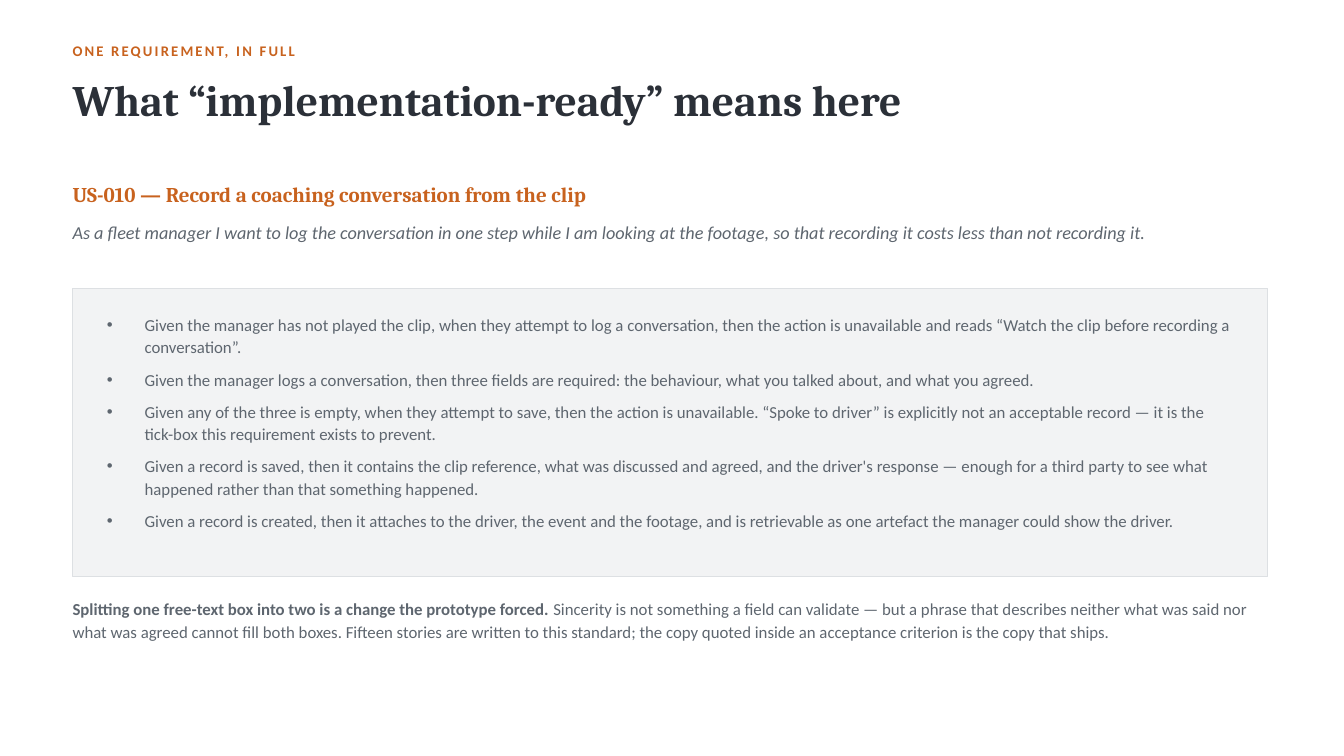
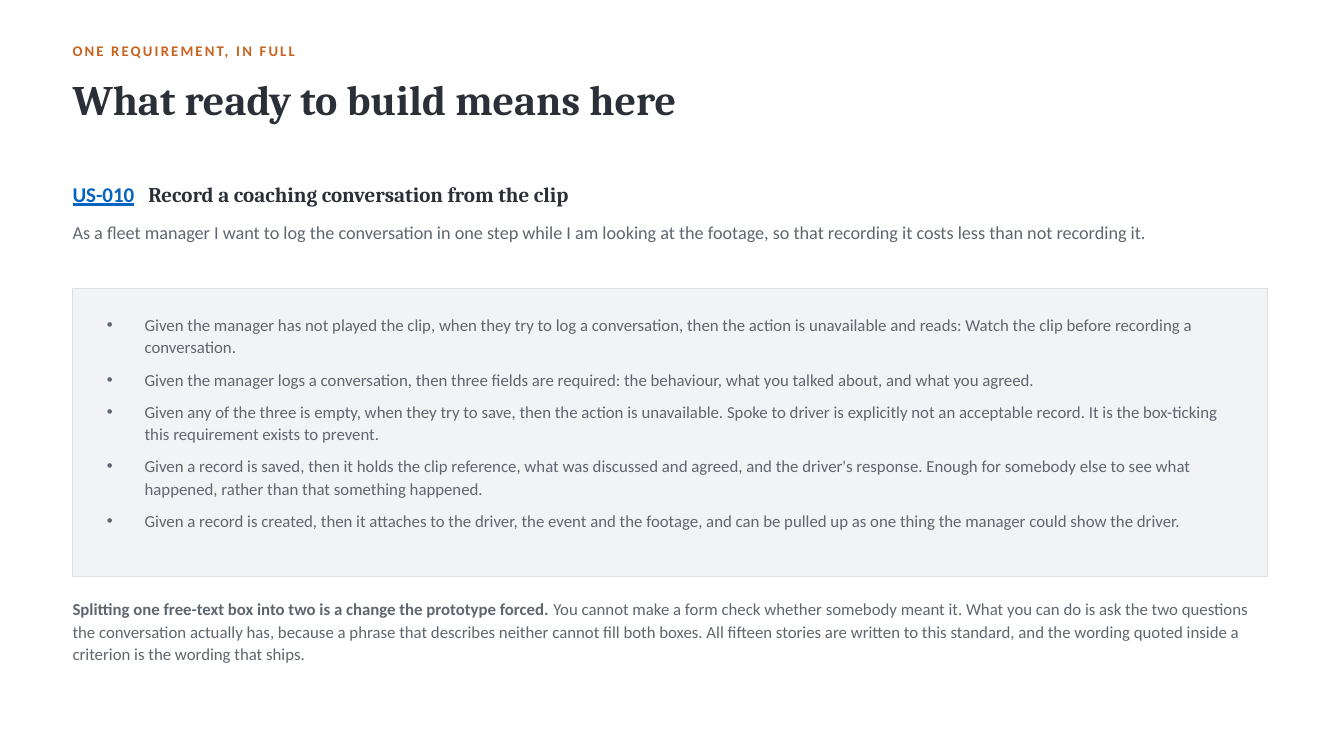
Before and after one commit to dannydaley76/cameramatics-product-brain, a slide deck: slide 12 of Claude outputs/cameramatics-danny-daley.pptx (slide 16 before the commit). Drawn at 1344x756 pixels with LibreOffice and Linux fonts; fonts in the diff are those of the drawing. Boxes give left, top, right and bottom in pixels: in the first picture for what was removed or moved away, otherwise in the second. Text is boxed around its words. In the diff, an @@ line names an element or a change of style, - is before the commit and + after.

```diff
--- a/Claude outputs/cameramatics-danny-daley.pptx
+++ b/Claude outputs/cameramatics-danny-daley.pptx
@@ text at box(73, 85, 676, 125): text changed; size 31 to 30 pt @@
-What “implementation-ready” means here
+What ready to build means here
@@ text at box(73, 187, 568, 207): text changed; text colour #C8621E to #2B3038 @@
-US-010 — Record a coaching conversation from the clip
+US-010 Record a coaching conversation from the clip
@@ text "As a fleet manager I ..." at box(73, 226, 1146, 242): italic off @@
@@ text at box(145, 319, 1192, 353): text changed @@
-• Given the manager has not played the clip, when they attempt to log a conversation, then the action is unavailable and reads “Watch the clip before recording a conversation”.
+• Given the manager has not played the clip, when they try to log a conversation, then the action is unavailable and reads: Watch the clip before recording a conversation.
@@ text at box(145, 406, 1217, 530): text changed @@
-• Given any of the three is empty, when they attempt to save, then the action is unavailable. “Spoke to driver” is explicitly not an acceptable record — it is the tick-box this requirement exists to prevent.
-• Given a record is saved, then it contains the clip reference, what was discussed and agreed, and the driver's response — enough for a third party to see what happened rather than that something happened.
-• Given a record is created, then it attaches to the driver, the event and the footage, and is retrievable as one artefact the manager could show the driver.
+• Given any of the three is empty, when they try to save, then the action is unavailable. Spoke to driver is explicitly not an acceptable record. It is the box-ticking this requirement exists to prevent.
+• Given a record is saved, then it holds the clip reference, what was discussed and agreed, and the driver's response. Enough for somebody else to see what happened, rather than that something happened.
+• Given a record is created, then it attaches to the driver, the event and the footage, and can be pulled up as one thing the manager could show the driver.
@@ text at box(73, 603, 1248, 663): text changed @@
-Splitting one free-text box into two is a change the prototype forced. Sincerity is not something a field can validate — but a phrase that describes neither what was said nor what was agreed cannot fill both boxes. Fifteen stories are written to this standard; the copy quoted inside an acceptance criterion is the copy that ships.
+Splitting one free-text box into two is a change the prototype forced. You cannot make a form check whether somebody meant it. What you can do is ask the two questions the conversation actually has, because a phrase that describes neither cannot fill both boxes. All fifteen stories are written to this standard, and the wording quoted inside a criterion is the wording that ships.
```
Also in this commit, not shown: 14 other slides changed, 5 slides added, 6 slides removed, 1 other file.
